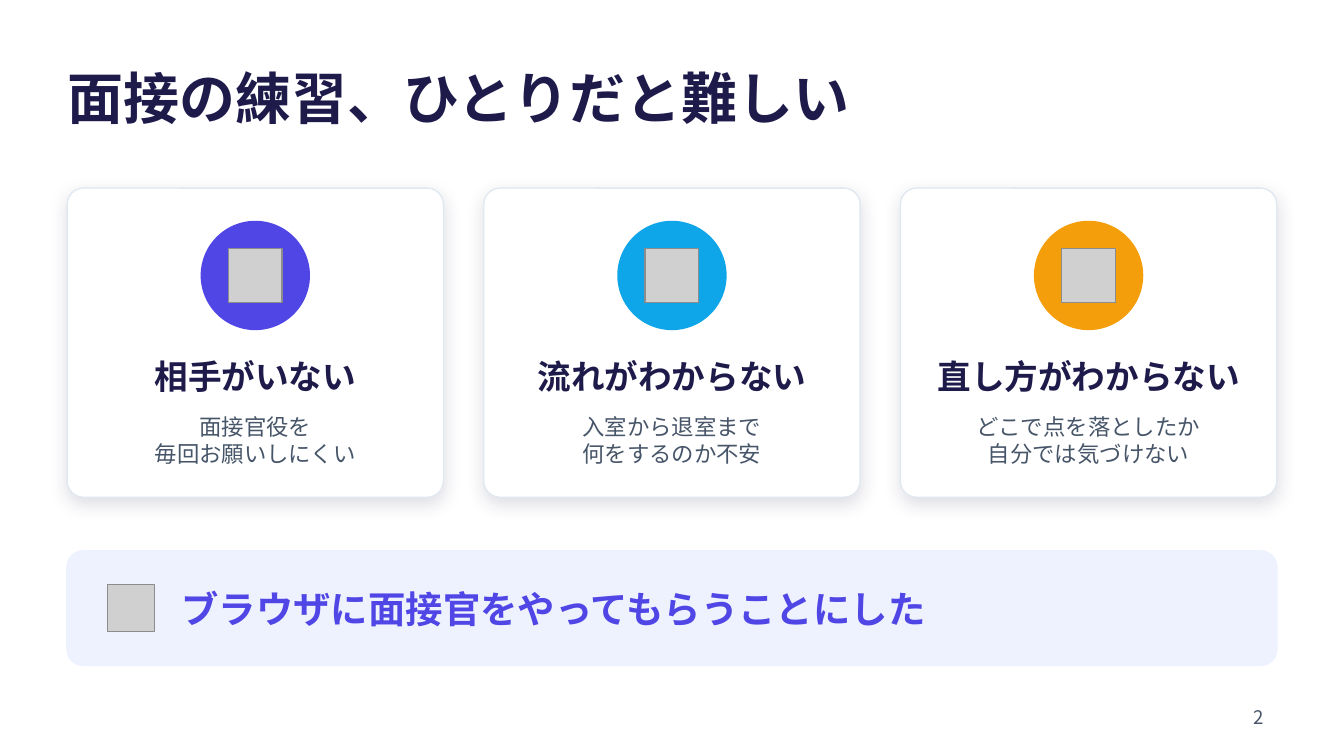
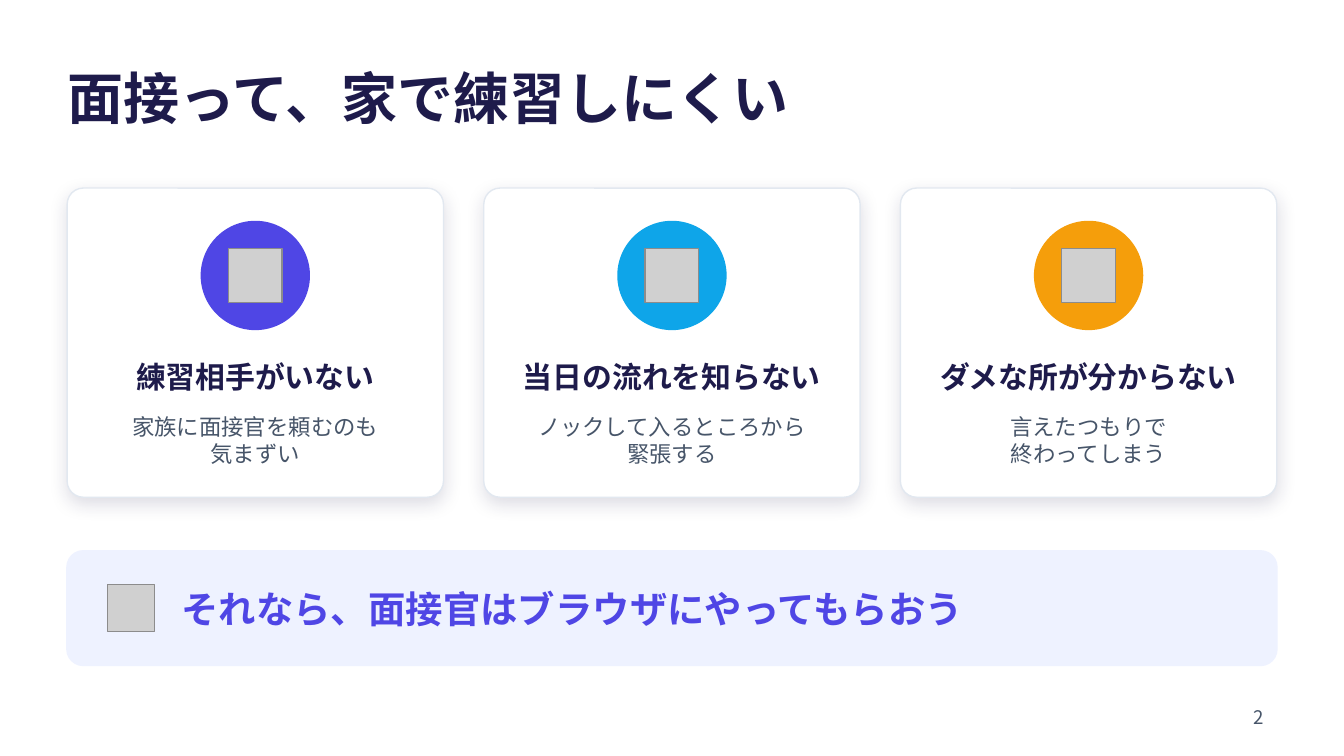
Before and after one commit to ohru131/eiken3r, a slide deck: slide 2 of docs/lt/eiken-interview-lt.pptx. Drawn at 1344x756 pixels with LibreOffice and Linux fonts; fonts in the diff are those of the drawing; grey boxes stand for pictures. Boxes give left, top, right and bottom in pixels: in the first picture for what was removed or moved away, otherwise in the second. Text is boxed around its words. In the diff, an @@ line names an element or a change of style, - is before the commit and + after.

```diff
--- a/docs/lt/eiken-interview-lt.pptx
+++ b/docs/lt/eiken-interview-lt.pptx
@@ title at [67, 71, 788, 124]: text changed @@
-面接の練習、ひとりだと難しい
+面接って、家で練習しにくい
@@ text at [136, 362, 374, 391]: text changed; size 18 to 16 pt @@
-相手がいない
+練習相手がいない
@@ text at [523, 362, 821, 391]: text changed; size 18 to 16 pt @@
-流れがわからない
+当日の流れを知らない
@@ text at [940, 362, 1237, 391]: text changed; size 18 to 16 pt @@
-直し方がわからない
+ダメな所が分からない
@@ text at [132, 416, 378, 464]: text changed @@
-面接官役を
-毎回お願いしにくい
+家族に面接官を頼むのも
+気まずい
@@ text at [538, 417, 805, 464]: text changed @@
-入室から退室まで
-何をするのか不安
+ノックして入るところから
+緊張する
@@ text at [1010, 416, 1167, 464]: text changed @@
-どこで点を落としたか
-自分では気づけない
+言えたつもりで
+終わってしまう
@@ text at [181, 590, 963, 627]: text changed @@
-ブラウザに面接官をやってもらうことにした
+それなら、面接官はブラウザにやってもらおう
```
Also in this commit, not shown: 8 other slides changed.
